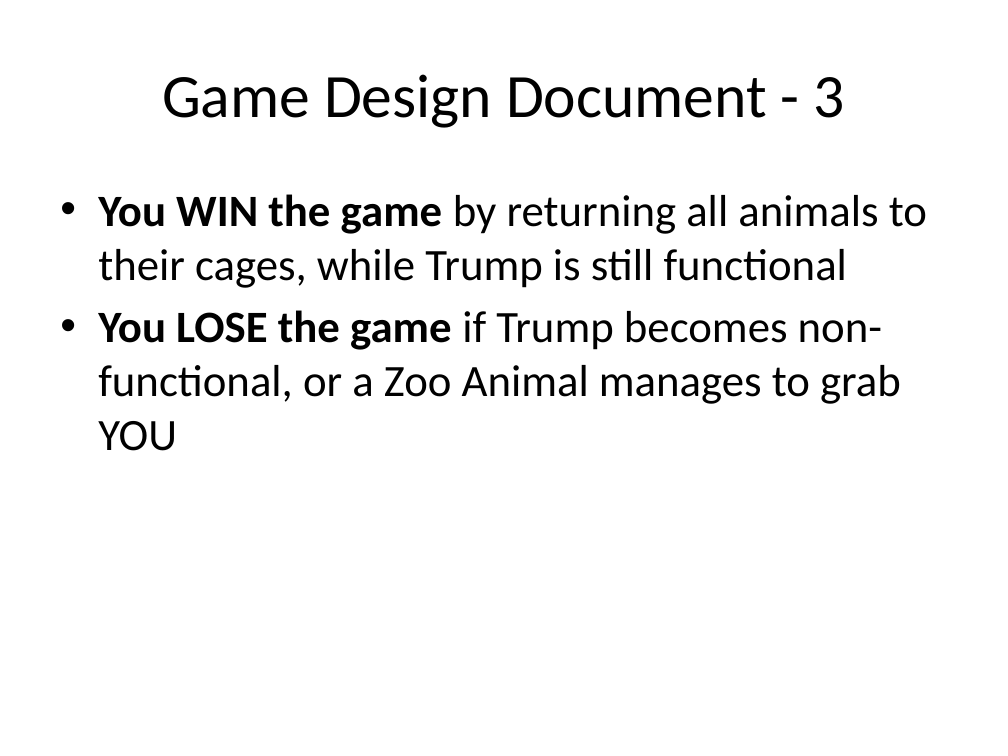
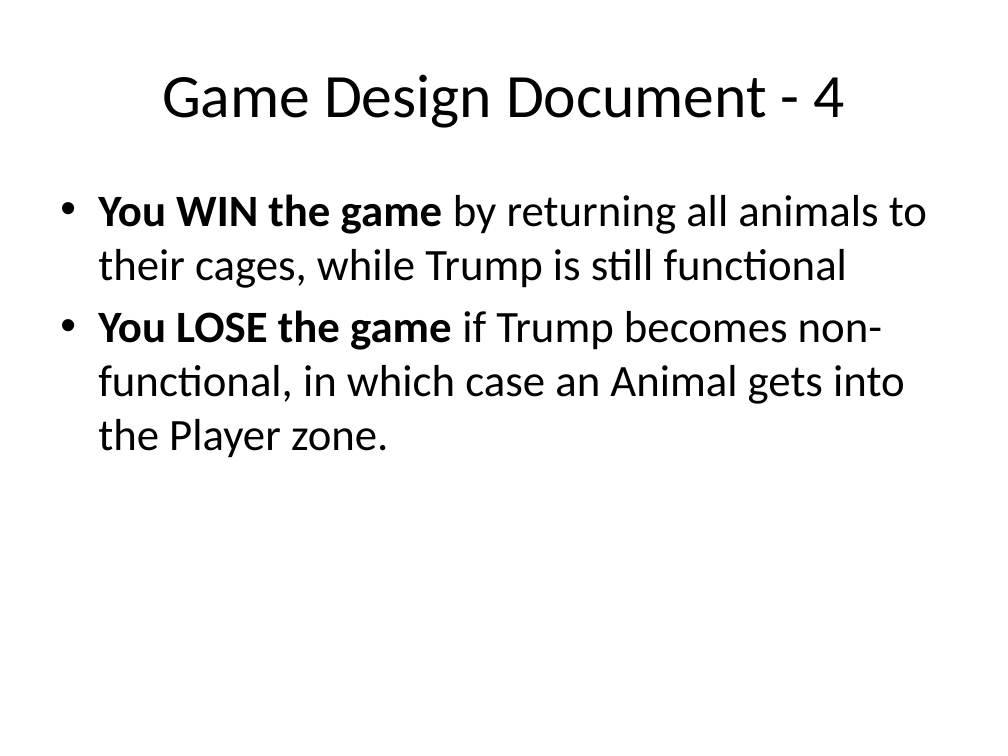
Before and after one commit to javisaurusrex/zookillsoccer, a slide deck: slide 5 of assets/game architecture/ZooKill Soccer Game Design Document.pptx (slide 6 before the commit). Drawn at 1008x756 pixels with LibreOffice and Linux fonts; fonts in the diff are those of the drawing. Boxes give left, top, right and bottom in pixels: in the first picture for what was removed or moved away, otherwise in the second. Text is boxed around its words. In the diff, an @@ line names an element or a change of style, - is before the commit and + after.

```diff
--- a/assets/game architecture/ZooKill Soccer Game Design Document.pptx
+++ b/assets/game architecture/ZooKill Soccer Game Design Document.pptx
@@ title at [162, 74, 845, 128]: text changed @@
-Game Design Document - 3
+Game Design Document - 4
@@ text at [98, 310, 905, 458]: text changed @@
-• You LOSE the game if Trump becomes non-functional, or a Zoo Animal manages to grab YOU
+• You LOSE the game if Trump becomes non-functional, in which case an Animal gets into the Player zone.
```
Also in this commit, not shown: 4 other slides changed, 10 slides added, 3 slides removed, 17 other files.
